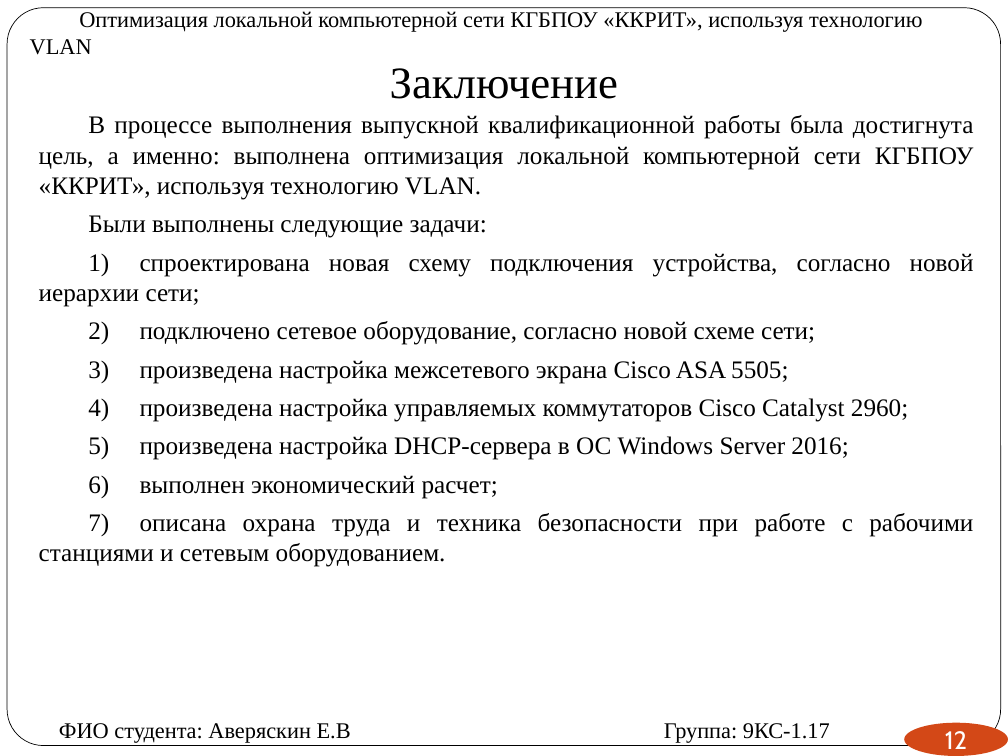
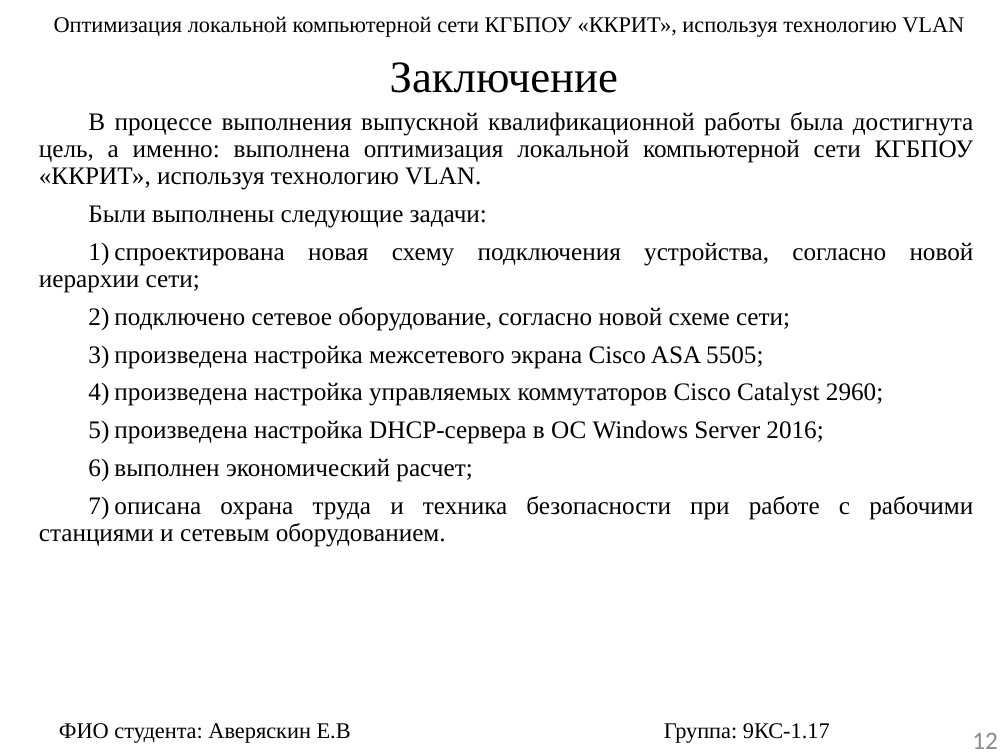
Before and after one commit to egoraver/diplom, a slide deck: slide 12 of практика 4 курс преддипломная/ВКР/Аверяскин презентация ВКР.pptx. Drawn at 1008x756 pixels with LibreOffice and Linux fonts; fonts in the diff are those of the drawing. Boxes give left, top, right and bottom in pixels: in the first picture for what was removed or moved away, otherwise in the second. Text is boxed around its words. In the diff, an @@ line names an element or a change of style, - is before the commit and + after.

```diff
--- a/практика 4 курс преддипломная/ВКР/Аверяскин презентация ВКР.pptx
+++ b/практика 4 курс преддипломная/ВКР/Аверяскин презентация ВКР.pptx
@@ rounded rectangle removed at bbox=[7, 8, 1001, 746] @@
@@ text "Оптимизация локальной компьютерной сети КГБПОУ ...": place and size @@
-text "Оптимизация локальной компьютерной сети КГБПОУ ..." at bbox=[30, 11, 922, 55]
+text "Оптимизация локальной компьютерной сети КГБПОУ ..." at bbox=[54, 16, 964, 37]
@@ text "Оптимизация локальной компьютерной сети КГБПОУ ..." at bbox=[54, 16, 964, 37]: indent changed @@
@@ title "Заключение" at bbox=[390, 62, 618, 93]: line spacing 1 to 0.9; vertical alignment bottom to middle @@
@@ text "В процессе выполнения выпускной квалификационной ..." at bbox=[39, 112, 974, 547]: line spacing 1 to 0.9; more space between paragraphs @@
@@ page number: place and size @@
-page number at bbox=[904, 723, 1008, 756]
+page number at bbox=[972, 733, 998, 749]
@@ page number at bbox=[972, 733, 998, 749]: font Cabin to Calibri, text colour #FFFFFF to #8C8C8C; alignment centre to right; fill #D34817 to none @@
```
Also in this commit, not shown: 11 other slides changed, 1 other file.
